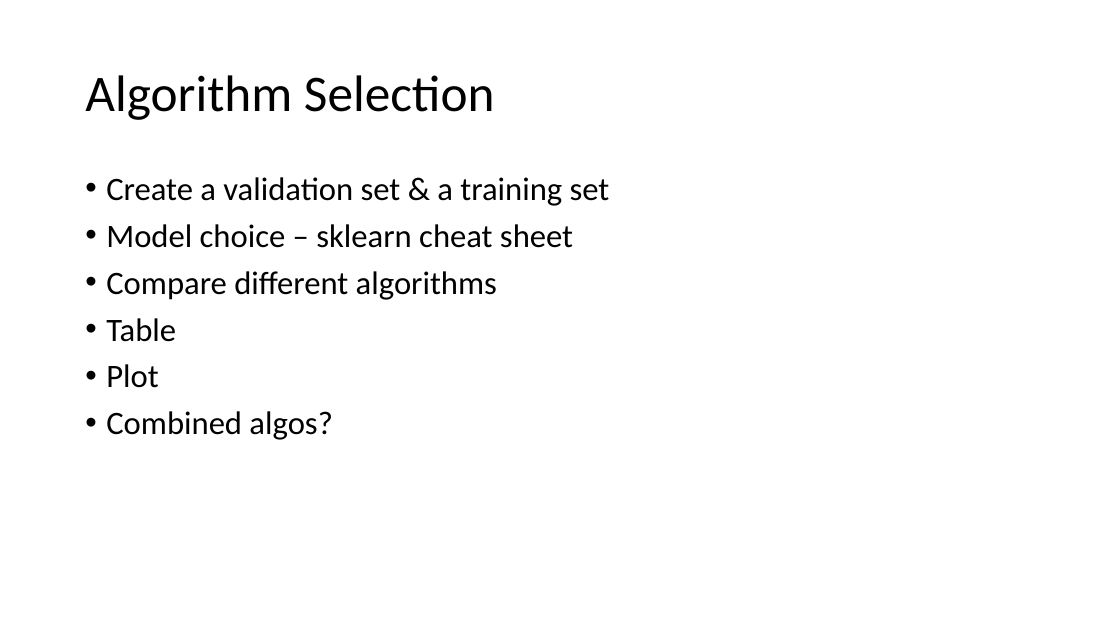
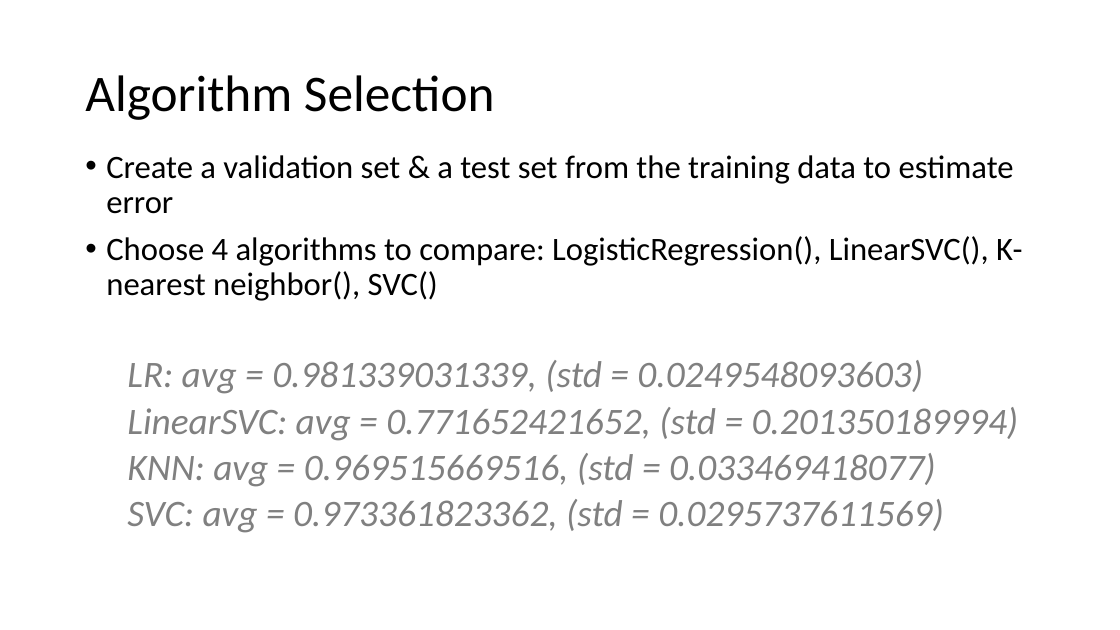
Before and after one commit to JoannaDrx/protein-classification, a slide deck: slide 15 of drugpro-jd.pptx (slide 13 before the commit). Drawn at 1120x630 pixels with LibreOffice and Linux fonts; fonts in the diff are those of the drawing. Boxes give left, top, right and bottom in pixels: in the first picture for what was removed or moved away, otherwise in the second. Text is boxed around its words. In the diff, an @@ line names an element or a change of style, - is before the commit and + after.

```diff
--- a/drugpro-jd.pptx
+++ b/drugpro-jd.pptx
@@ text at (106, 155, 1022, 533): text changed; size 28 to 32 pt; text colour #000000 to #808080; italic on @@
-• Create a validation set & a training set
-• Model choice – sklearn cheat sheet
-• Compare different algorithms
-• Table
-• Plot
-• Combined algos?
+• Create a validation set & a test set from the training data to estimate error
+• Choose 4 algorithms to compare: LogisticRegression(), LinearSVC(), K-nearest neighbor(), SVC()
+  LR: avg = 0.981339031339, (std = 0.0249548093603)
+  LinearSVC: avg = 0.771652421652, (std = 0.201350189994)
+  KNN: avg = 0.969515669516, (std = 0.033469418077)
+  SVC: avg = 0.973361823362, (std = 0.0295737611569)
```
Also in this commit, not shown: 6 other slides changed, 5 slides added, 5 slides removed, 25 other files.
